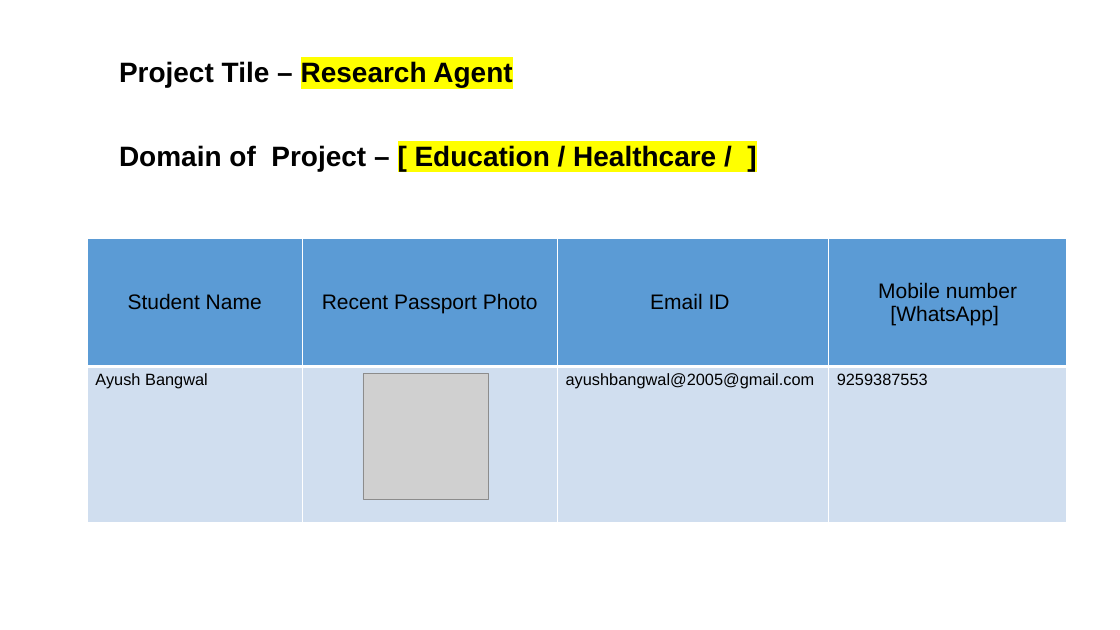
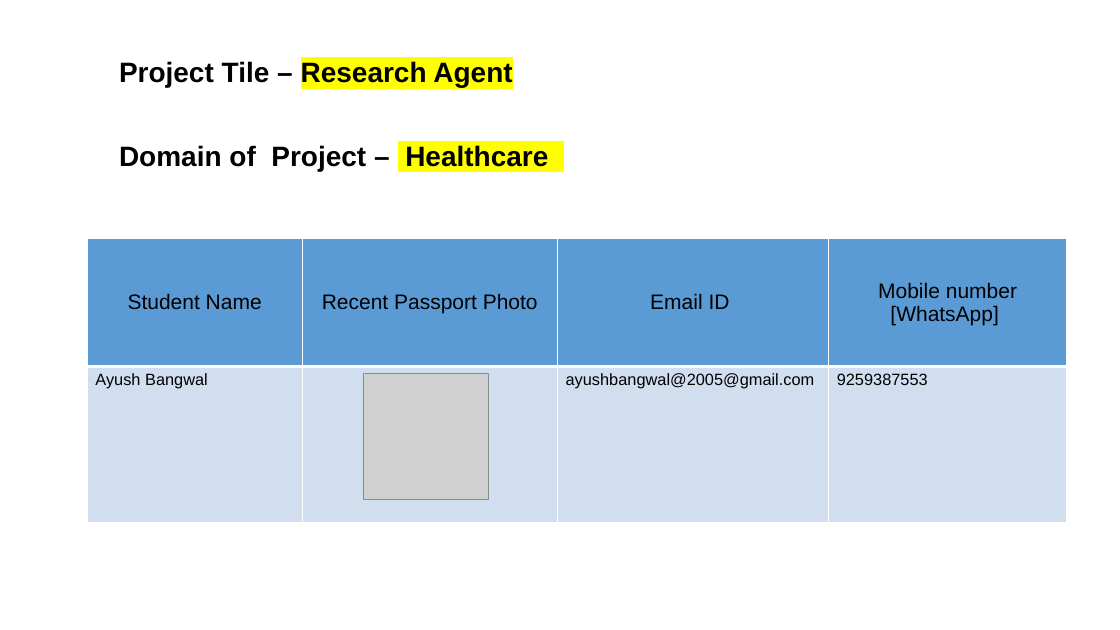
Before and after one commit to Ayushbangwal/Research-Agent, a slide deck: slide 2 of Main AICTE_IBM_BOB_Project_Submission_Template_for_EduentFoundation_.pptx. Drawn at 1120x630 pixels with LibreOffice and Linux fonts; fonts in the diff are those of the drawing; grey boxes stand for pictures. Boxes give left, top, right and bottom in pixels: in the first picture for what was removed or moved away, otherwise in the second. Text is boxed around its words. In the diff, an @@ line names an element or a change of style, - is before the commit and + after.

```diff
--- a/Main AICTE_IBM_BOB_Project_Submission_Template_for_EduentFoundation_.pptx
+++ b/Main AICTE_IBM_BOB_Project_Submission_Template_for_EduentFoundation_.pptx
@@ text at <box>119,145,548,171</box>: text changed @@
-Domain of Project – [ Education / Healthcare / ]
+Domain of Project – Healthcare
```
